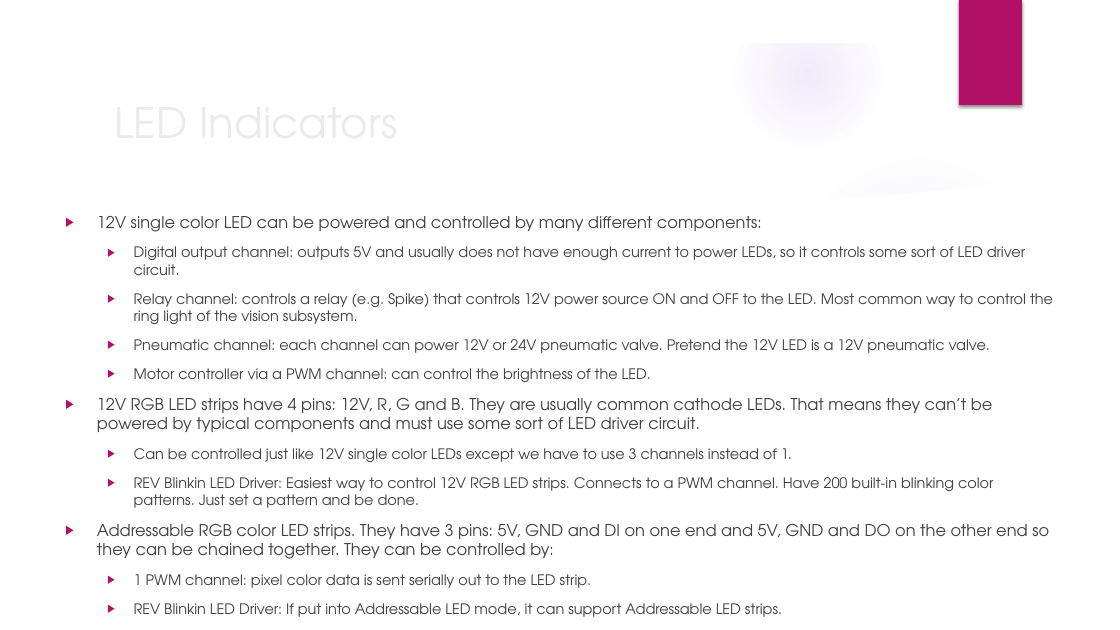
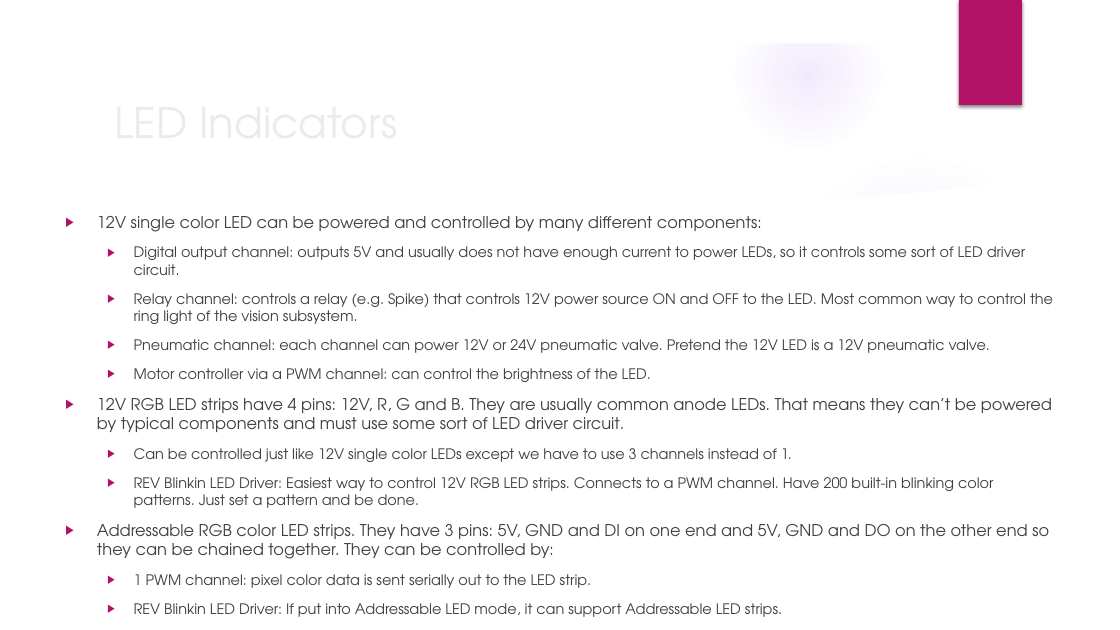
Before and after one commit to trc492/FrcProgrammingClass, a slide deck: slide 3 of Lesson6/AdvancedRoboticsLesson6.pptx. Drawn at 1120x630 pixels with LibreOffice and Linux fonts; fonts in the diff are those of the drawing; background and template pictures are left out. Boxes give left, top, right and bottom in pixels: in the first picture for what was removed or moved away, otherwise in the second. Text is boxed around its words. In the diff, an @@ line names an element or a change of style, - is before the commit and + after.

Commit message:
Added Talon FX slides and exercises. Added Driver Station Input/Output.

```diff
--- a/Lesson6/AdvancedRoboticsLesson6.pptx
+++ b/Lesson6/AdvancedRoboticsLesson6.pptx
@@ text at bbox=[97, 398, 1052, 432]: text changed @@
-▶ 12V RGB LED strips have 4 pins: 12V, R, G and B. They are usually common cathode LEDs. That means they can’t be powered by typical components and must use some sort of LED driver circuit.
+▶ 12V RGB LED strips have 4 pins: 12V, R, G and B. They are usually common anode LEDs. That means they can’t be powered by typical components and must use some sort of LED driver circuit.
```
Also in this commit, not shown: 2 other slides changed, 4 slides added.
